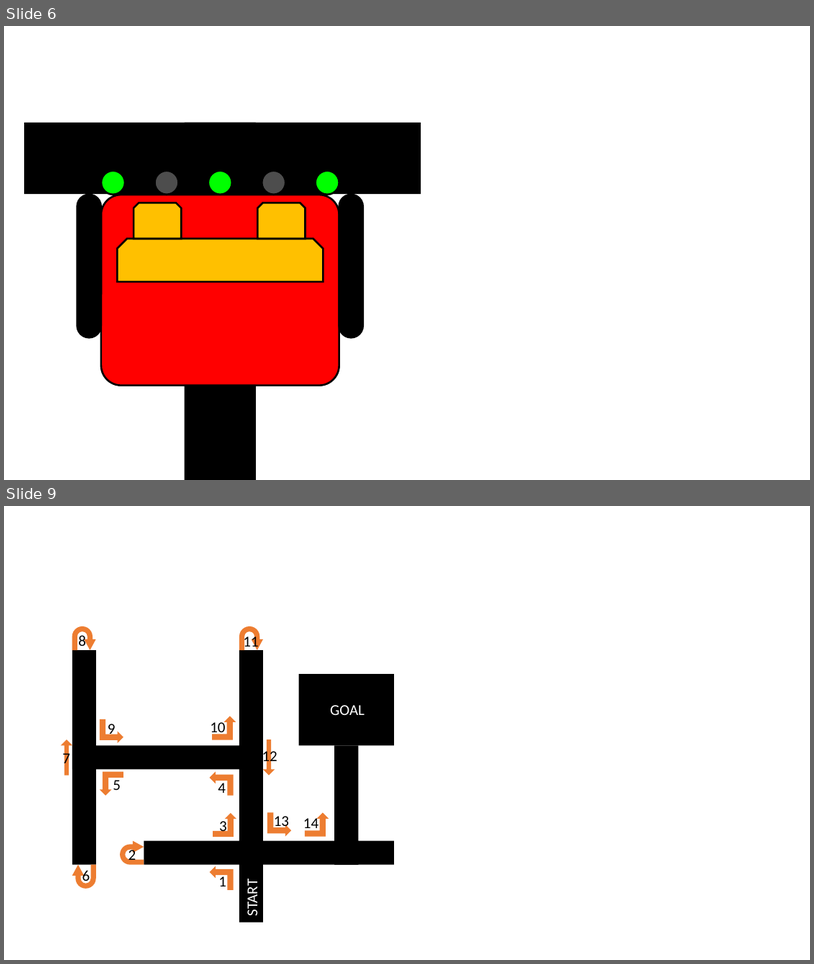
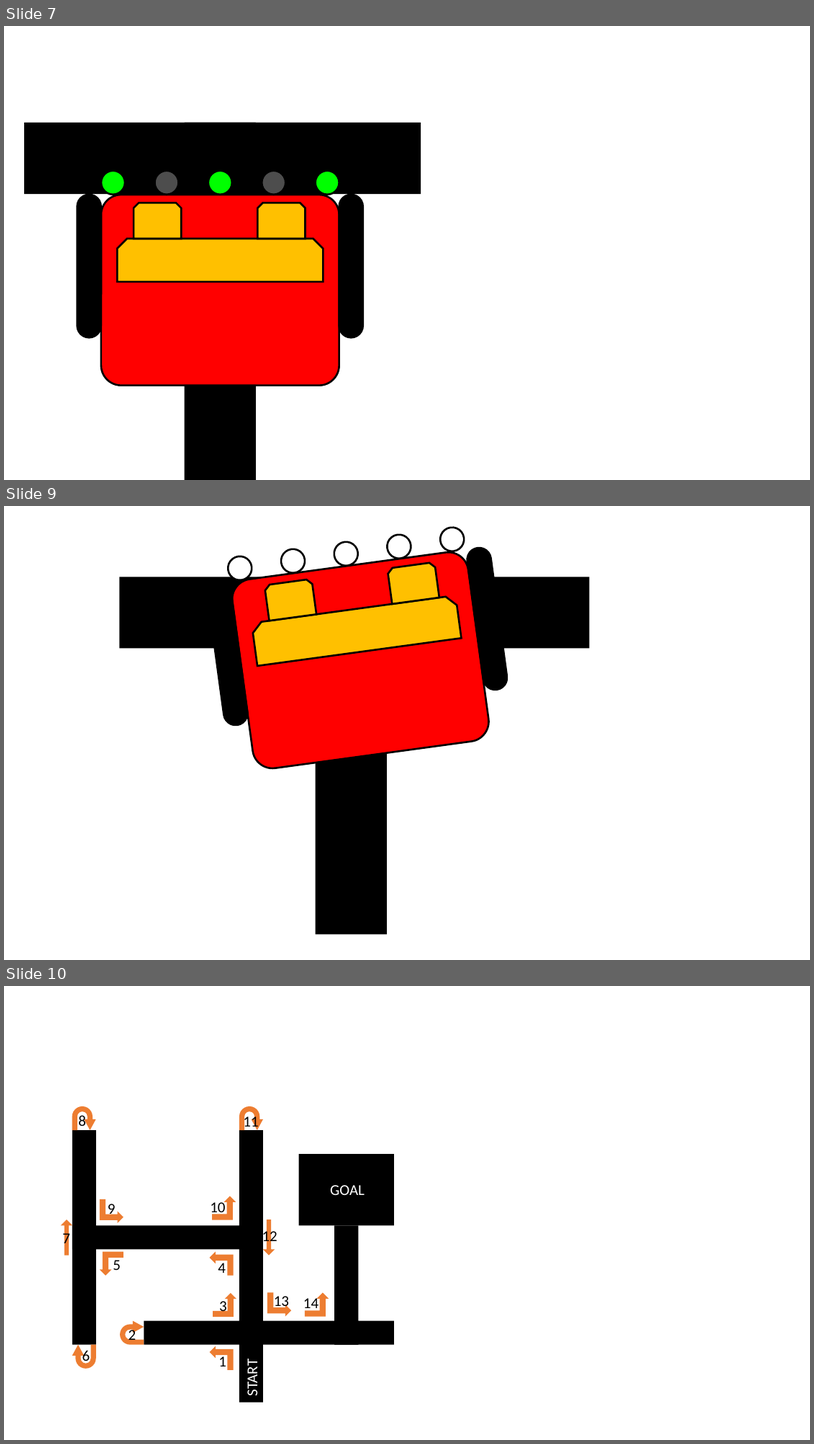
Before and after one commit to bernardomig/maschinenrata, a slide deck: report/lol.pptx. Shown one above the other, each under a label of ours: slides 6 and 9 before the commit, slides 7, 9 and 10 after it; the slides between them are not shown. The pictures are 814x964 and 814x1444 pixels, drawn with LibreOffice and Linux fonts; fonts in the diff are those of the drawing. Boxes give left, top, right and bottom in pixels: in the first picture for what was removed or moved away, otherwise in the second. Text is boxed around its words. In the diff, an @@ line names an element or a change of style, - is before the commit and + after.

```diff
--- a/report/lol.pptx
+++ b/report/lol.pptx
@@ slide 9 added at bbox=[4, 506, 810, 960], background #FFFFFF @@
@@ group added at bbox=[206, 525, 509, 770]: 5 ellipses, 3 rounded rectangles, 3 snip same rects @@
@@ rectangle added at bbox=[119, 577, 387, 648], fill #000000 @@
@@ rectangle added at bbox=[316, 577, 387, 934], fill #000000 @@
@@ rectangle added at bbox=[316, 577, 590, 649], fill #000000 @@
@@ what was slide 6 is now slide 7 @@
@@ what was slide 9 is now slide 10 @@
```
Also in this commit, not shown: 1 slide changed, 3 other slides added, 3 slides removed, 13 other files.
